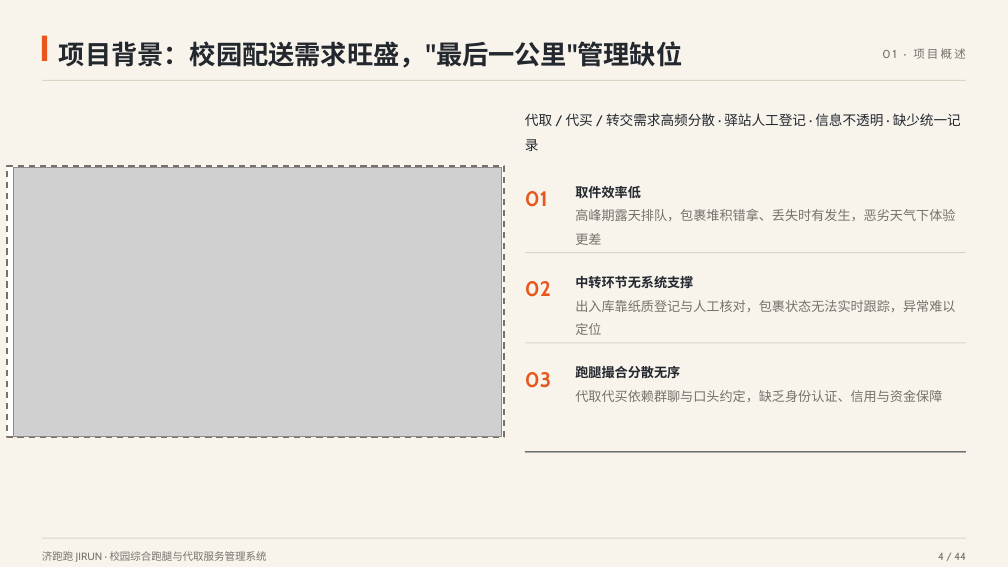
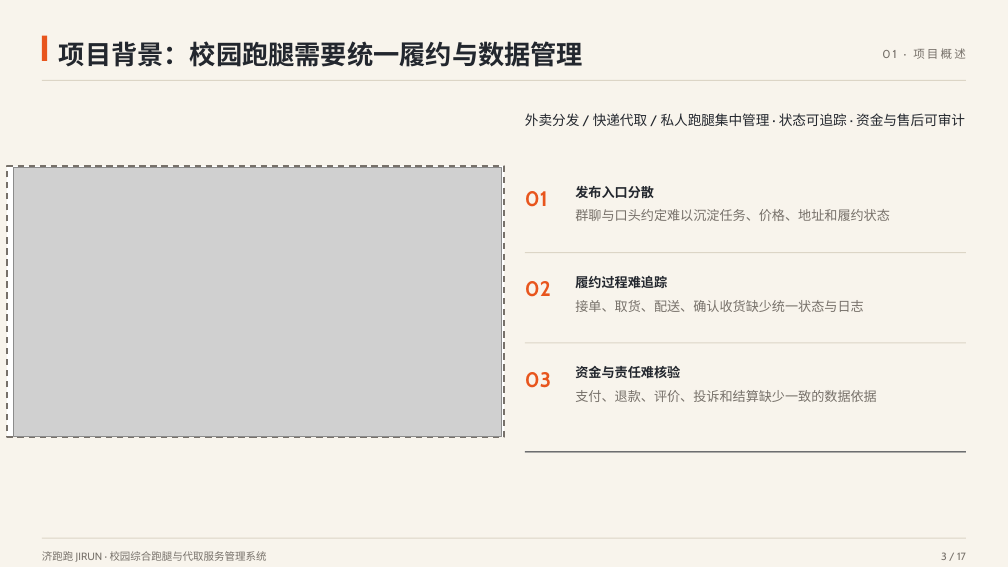
Before and after one commit to CampusDelivery-Team/campus-delivery, a slide deck: slide 3 of docs/校园综合跑腿与代取服务管理系统-课程设计答辩.pptx (slide 4 before the commit). Drawn at 1008x567 pixels with LibreOffice and Linux fonts; fonts in the diff are those of the drawing; grey boxes stand for pictures. Boxes give left, top, right and bottom in pixels: in the first picture for what was removed or moved away, otherwise in the second. Text is boxed around its words. In the diff, an @@ line names an element or a change of style, - is before the commit and + after.

```diff
--- a/docs/校园综合跑腿与代取服务管理系统-课程设计答辩.pptx
+++ b/docs/校园综合跑腿与代取服务管理系统-课程设计答辩.pptx
@@ text at bbox=[59, 41, 583, 67]: text changed @@
-项目背景：校园配送需求旺盛，"最后一公里"管理缺位
+项目背景：校园跑腿需要统一履约与数据管理
@@ text at bbox=[525, 113, 965, 126]: text changed @@
-代取 / 代买 / 转交需求高频分散 · 驿站人工登记 · 信息不透明 · 缺少统一记录
+外卖分发 / 快递代取 / 私人跑腿集中管理 · 状态可追踪 · 资金与售后可审计
@@ text at bbox=[575, 186, 890, 221]: text changed @@
-取件效率低
-高峰期露天排队，包裹堆积错拿、丢失时有发生，恶劣天气下体验更差
+发布入口分散
+群聊与口头约定难以沉淀任务、价格、地址和履约状态
@@ text at bbox=[575, 276, 863, 312]: text changed @@
-中转环节无系统支撑
-出入库靠纸质登记与人工核对，包裹状态无法实时跟踪，异常难以定位
+履约过程难追踪
+接单、取货、配送、确认收货缺少统一状态与日志
@@ text at bbox=[575, 366, 876, 402]: text changed @@
-跑腿撮合分散无序
-代取代买依赖群聊与口头约定，缺乏身份认证、信用与资金保障
+资金与责任难核验
+支付、退款、评价、投诉和结算缺少一致的数据依据
@@ text at bbox=[941, 552, 966, 560]: text changed @@
-4 / 44
+3 / 17
```
Also in this commit, not shown: 15 other slides changed, 28 slides removed, 4 other files.
